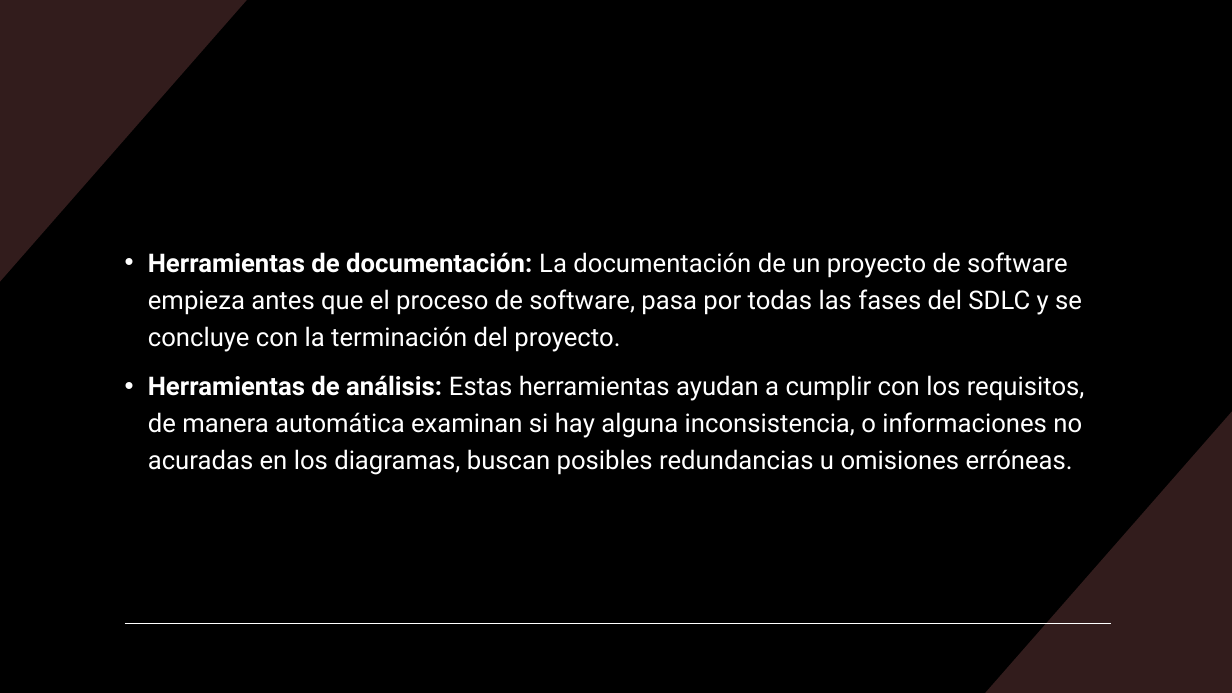
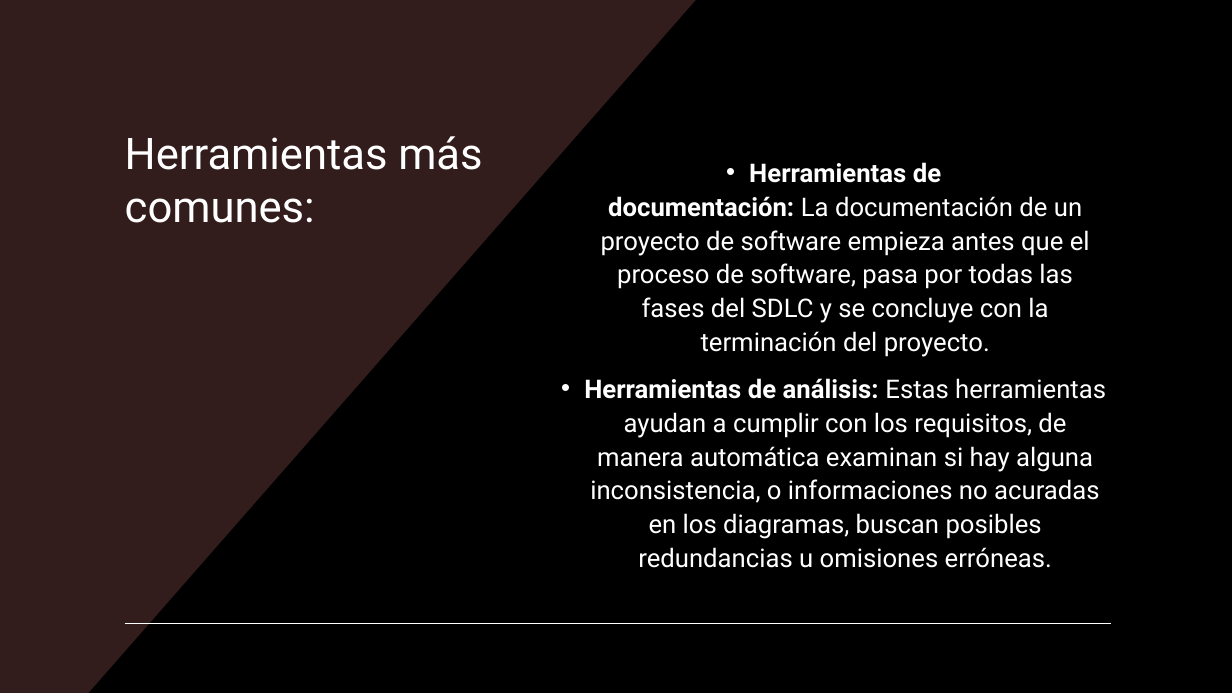
Before and after one commit to DAWEQUIPO5ENTORNOS/EQUIPO5_DAW_ENTORNOS, a slide deck: slide 6 of case.pptx. Drawn at 1232x693 pixels with LibreOffice and Linux fonts; fonts in the diff are those of the drawing. Boxes give left, top, right and bottom in pixels: in the first picture for what was removed or moved away, otherwise in the second. Text is boxed around its words. In the diff, an @@ line names an element or a change of style, - is before the commit and + after.

```diff
--- a/case.pptx
+++ b/case.pptx
@@ rectangle added at (x1=0, y1=0, x2=1232, y2=693), fill #000000 @@
@@ freeform shape added at (x1=0, y1=0, x2=696, y2=693), fill #321C1C @@
@@ title added at (x1=125, y1=136, x2=482, y2=223), 34 pt, text #FFFFFF @@
+Herramientas más comunes:
@@ text "Herramientas de documentación: La documentación ..." moved from (x1=148, y1=252, x2=1085, y2=475) to (x1=584, y1=162, x2=1106, y2=568) @@
@@ text "Herramientas de documentación: La documentación ..." at (x1=584, y1=162, x2=1106, y2=568): alignment left to centre; line spacing 1.2 to 1.1; vertical alignment top to bottom @@
@@ line removed from (125, 624) to (1111, 624) @@
@@ line added from (125, 624) to (1111, 624), #FFFFFF 1 pt @@
```
Also in this commit, not shown: 6 other slides changed, 2 slides added, 1 slide removed, 3 other files.
